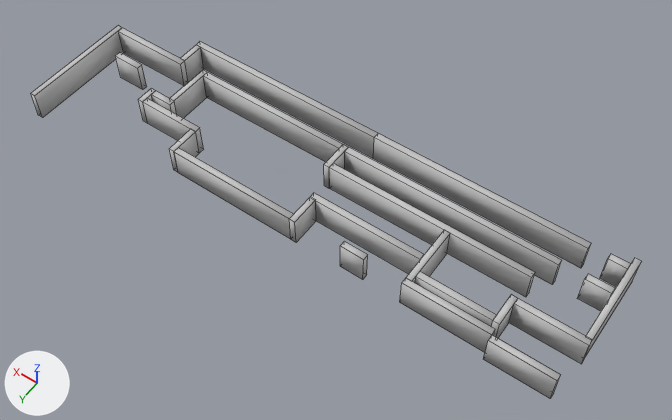
Two versions of the OBJ model resources/Niveles/nivel4.obj, one commit apart.
The view is the same before and after, from a 50 mm camera at (-200.0, 662.0, 1193.0) aimed at (343.0, -98.0, -1.0). Every picture has the same lights, and +X, +Y and +Z are marked at lower left. Mesh edges are drawn as thin lines. Where no turn or scale is listed for an object, it has been applied to the vertices.
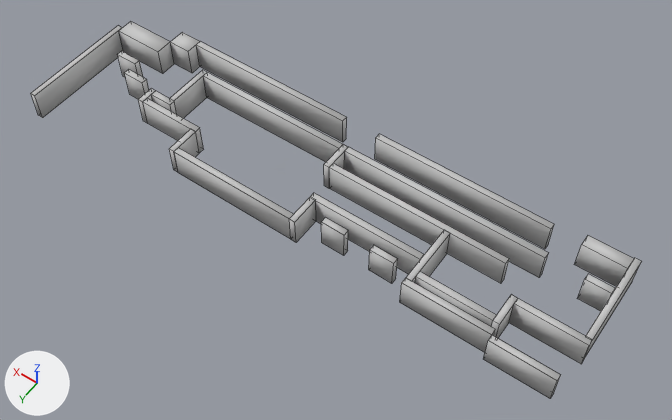
The edits, one by one:
me_box1918 has 8 vertices, 6 faces and spans x -11.0..377.0, y -182.0..-171.0, z 0.0..54.0.
me_box1918 is used by ob_box1918; location (0.0, 0.0, 0.0).
me_box1918 part 1: the whole mesh is scaled about its middle by (0.944, 1, 1), then moved by (11.0, 0.0, 0.0).
me_box1919 has 8 vertices, 6 faces and spans x -33.0..355.0, y -235.0..-224.0, z 0.0..54.0.
me_box1919 is used by ob_box1919; location (0.0, 0.0, 0.0).
me_box1919 part 3: the whole mesh is scaled about its middle by (0.833, 1, 1), then moved by (30.0, 0.0, 0.0).
me_box1920 has 8 vertices, 6 faces and spans x 355.0..743.0, y -235.0..-224.0, z 0.0..54.0.
me_box1920 is used by ob_box1920; location (0.0, 0.0, 0.0).
me_box1920 part 2: the whole mesh is scaled about its middle by (0.833, 1, 1), then moved by (32.0, 0.0, 0.0).
me_box427 has 8 vertices, 6 faces and spans x 731.0..882.0, y -180.0..-170.0, z 0.0..54.0.
me_box427 is used by ob_box427; location (0.0, 0.0, 0.0).
me_box427 part 4: the whole mesh is scaled about its middle by (0.643, 3, 1), then moved by (27.0, -12.0, 0.0).
me_box437 has 8 vertices, 6 faces and spans x 731.4..742.1, y -223.9..-180.9, z -0.3..53.6.
me_box437 is used by ob_box437; location (0.0, 0.0, 0.0).
Part 5, on me_box437:
Vertex 0 of me_box437 moves from (731.4, -223.9, -0.3) at pixel (203, 69) to (785.0, -235.3, -0.3).
Vertex 1 of me_box437 moves from (731.4, -180.9, -0.3) at pixel (188, 82) to (742.0, -235.3, -0.3).
Vertex 2 of me_box437 moves from (742.1, -180.9, -0.3) to (742.0, -203.0, -0.3) at pixel (192, 73).
Vertex 3 of me_box437 moves from (742.1, -223.9, -0.3) to (785.0, -203.0, -0.3) at pixel (174, 63).
Vertex 4 of me_box437 moves from (731.4, -223.9, 53.6) at pixel (200, 47) to (785.0, -235.3, 53.6) at pixel (182, 32).
Vertex 5 of me_box437 moves from (742.1, -223.9, 53.6) at pixel (196, 44) to (785.0, -203.0, 53.6) at pixel (170, 41).
Vertex 6 of me_box437 moves from (742.1, -180.9, 53.6) at pixel (180, 58) to (742.0, -203.0, 53.6) at pixel (188, 51).
Vertex 7 of me_box437 moves from (731.4, -180.9, 53.6) at pixel (184, 60) to (742.0, -235.3, 53.6) at pixel (200, 41).
me_box512 has 8 vertices, 6 faces and spans x -96.9..-64.6, y -235.0..-224.2, z -0.3..53.6.
me_box512 is used by ob_box512; location (0.0, 0.0, 0.0).
me_box512 part 6: the whole mesh is scaled about its middle by (2.33, 2, 1), then moved by (21.6, -6.1, 0.0).
me_box730 has 8 vertices, 6 faces and spans x 11.0..377.0, y -139.0..-128.0, z 0.0..54.0.
me_box730 is used by ob_box730; location (0.0, 0.0, 0.0).
me_box730 part 7: the whole mesh is scaled about its middle by (0.882, 1, 1), then moved by (21.0, 0.0, 0.0).
Mesh me_box1923 is new.
It is a box spanning x 754.0..797.1, y -106.8..-96.0, z -0.3..53.6.
It uses material mat_09___default (light grey #cacaca).
Mesh me_box1922 is new.
It is a box spanning x 279.9..323.0, y -41.9..-31.1, z -0.3..53.6.
It uses material mat_09___default (light grey #cacaca).
Mesh me_box1921 is new.
It is a box spanning x 189.9..233.0, y -41.9..-31.1, z -0.3..53.6.
It uses material mat_09___default (light grey #cacaca).
Object 'Box1917' (ob_box1917) is deleted.
Object 'Box1923' (ob_box1923) is new; it shows me_box1923.
Its location is (0.0, 0.0, 0.0).
Object 'Box1922' (ob_box1922) is new; it shows me_box1922.
Its location is (0.0, 0.0, 0.0).
Object 'Box1921' (ob_box1921) is new; it shows me_box1921.
Its location is (0.0, 0.0, 0.0).

What differs and where, as boxes (x1, y1, x2, y2) in the pictures (672 x 420 px):
'Box1919', mesh rescaled (18% narrower, 14% shorter): before (373, 134, 591, 268); after (375, 134, 554, 249)
'Box1918', mesh rescaled (6% narrower): before (345, 147, 562, 285); after (345, 147, 548, 278)
'Box730', mesh rescaled (13% narrower, 10% shorter): before (329, 163, 535, 297); after (329, 163, 509, 283)
'Box1920', mesh rescaled (17% narrower, 14% shorter): before (196, 42, 378, 158); after (196, 42, 347, 142)
'Box427', mesh rescaled (21% narrower, 10% shorter): before (118, 28, 188, 86); after (119, 22, 174, 74)
'Box512', mesh rescaled (88% wider, 56% taller): before (600, 254, 631, 287); after (575, 235, 634, 287)
'Box437', reshaped: before (180, 45, 204, 82); after (170, 32, 200, 73)
'Box1921', added: after (369, 245, 397, 283)
'Box1917', deleted: before (340, 241, 368, 279)
'Box1922', added: after (321, 218, 348, 255)
'Box1923', added: after (124, 69, 149, 99)
